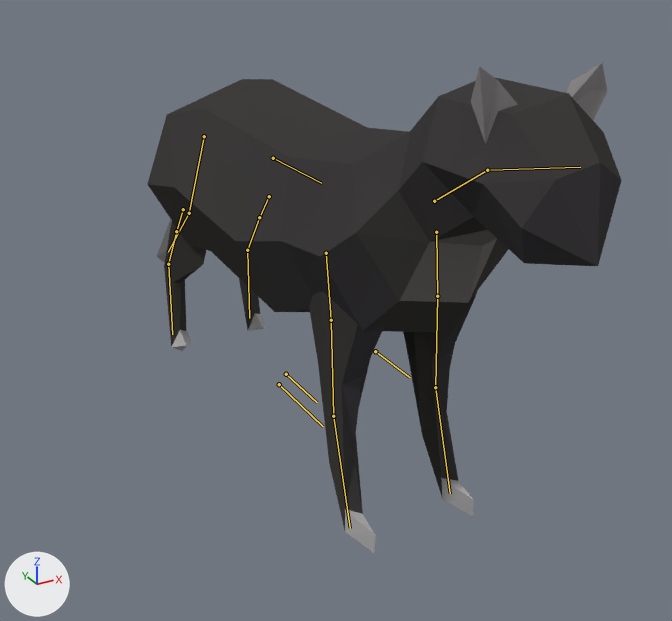
What one commit did to the Blender file The Overcoat/Assets/Models(blend)/Karakterler/cat.blend.
The view is the same before and after, from a 50 mm lens placed at (-0.643, -1.3, 0.83), pointed at (0.051, -0.039, 0.2). Lighting does not change. The marker at lower left points along +X, +Y and +Z. The bones that bend it are drawn over the model as lines.
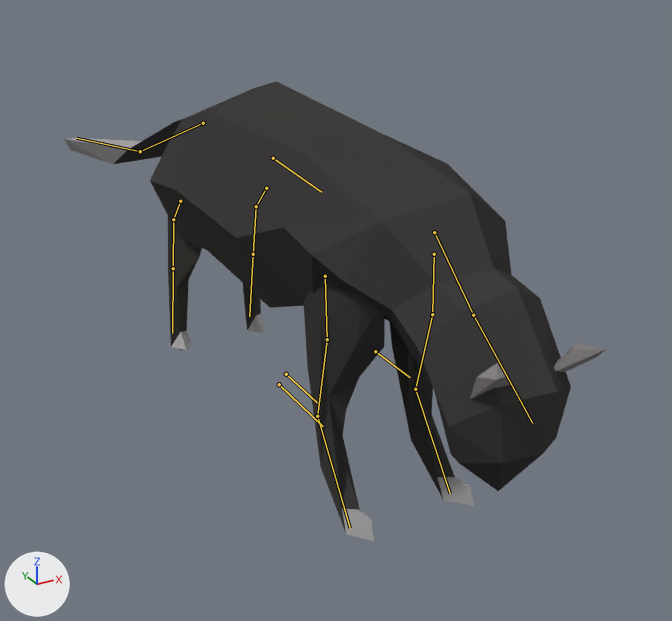
The newer file adds an action. The first version stands in its rest pose; the second is drawn at frame 41 of the action 'Smell'.

The change in detail:
Bone 'spine' (bone_spine) turns from (0, 0, 0) to (5, 0, 0) degrees about its own x, y and z.
Bone 'neck' (bone_neck) turns from (0, 0, 0) to (33, 17, -54) degrees about its own x, y and z.
Bone 'head' (bone_head) turns from (0, 0, 0) to (20, 2, -11) degrees about its own x, y and z.
Bone 'tailDown.001' (bone_taildown_001) moves from (0.0, 0.0, 0.0) to (-0.157, 0.111, 0.265).

Location of each change, [x1, y1, x2, y2] in pixels of the pictures (672 x 621 px):
'Cylinder.001', posed (14% wider): before [148, 63, 622, 553]; after [65, 81, 606, 542]
bone 'spine', root to tip: before (273, 158) to (321, 183); after (273, 158) to (321, 192)
bone 'neck', root to tip: before (434, 201) to (487, 170); after (434, 232) to (473, 315)
bone 'head', root to tip: before (487, 170) to (580, 167); after (473, 315) to (532, 423)
